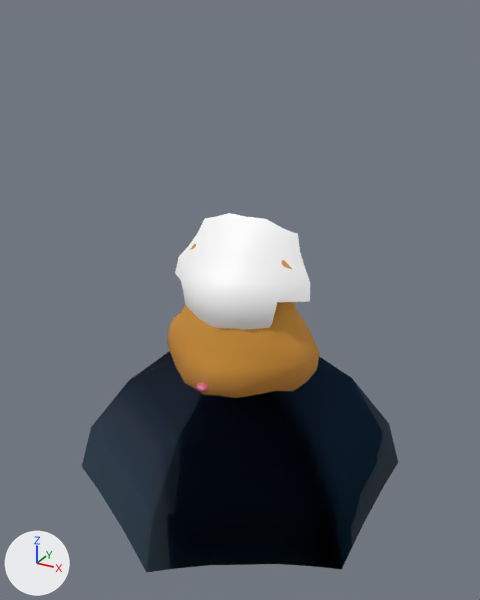
Renders of the FBX model Assets/Art/3D/Nimbus/Model/Animations/Nimbus_JUMP_UP_LOOP.fbx from each side of a commit.
One viewpoint serves both versions: a 50 mm lens placed at (2.03, -3.7, 2.25), pointed at (-0.05, 0.09, 0.36). Lighting does not change. The marker at lower left points along +X, +Y and +Z. Where no turn or scale is listed for an object, it has been applied to the vertices.

Objects in the first picture: 'NimbusCharacter_Rig_nuevo:Nimbus:nimbus_low', 'NimbusCharacter_Rig_nuevo:Paraguas_v4:ParaguasNEW2:tela', 'NimbusCharacter_Rig_nuevo:nimbus_Expressions'.
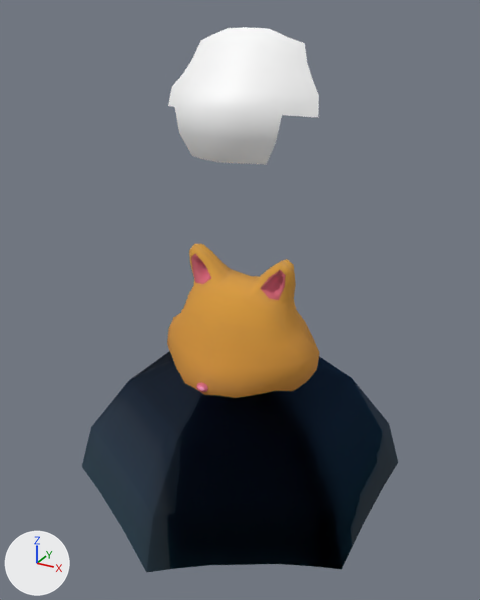
Boxes (x1, y1, x2, y2) around the edits, measured in the pictures (480 x 600 px):
```json
{"object": "NimbusCharacter_Rig_nuevo:nimbus_Expressions", "change": "moved", "before": [175, 213, 310, 330], "after": [168, 27, 319, 165]}
{"object": "NimbusCharacter_Rig_nuevo:Nimbus:nimbus_low", "change": "shading changed", "before": [167, 244, 308, 398], "after": [167, 244, 308, 398]}
```

Scene script edits in JSON lines:
```json
{"block": "me_mesh_002", "where": "me_mesh_002.from_pydata(...)  # 880 vertices, 879 faces; spans x -0.65..0.65, y -0.53..0.85, z -1.16..0.77"}
{"block": "me_mesh_002", "where": "# used by ob_nimbuscharacter_rig_nuevo_nimbus_nimbus_low_1; location = (0.0, 0.0, 0.0)"}
{"block": "me_mesh_002", "change": "me_mesh_002 part 1: its shading normals changed"}
{"op": "set", "path": "ob_nimbuscharacter_rig_nuevo_nimbus_expressions.location", "old": "(0.0, -0.106, -0.663)", "new": "(0.0, -0.106, 0.5)"}
```
